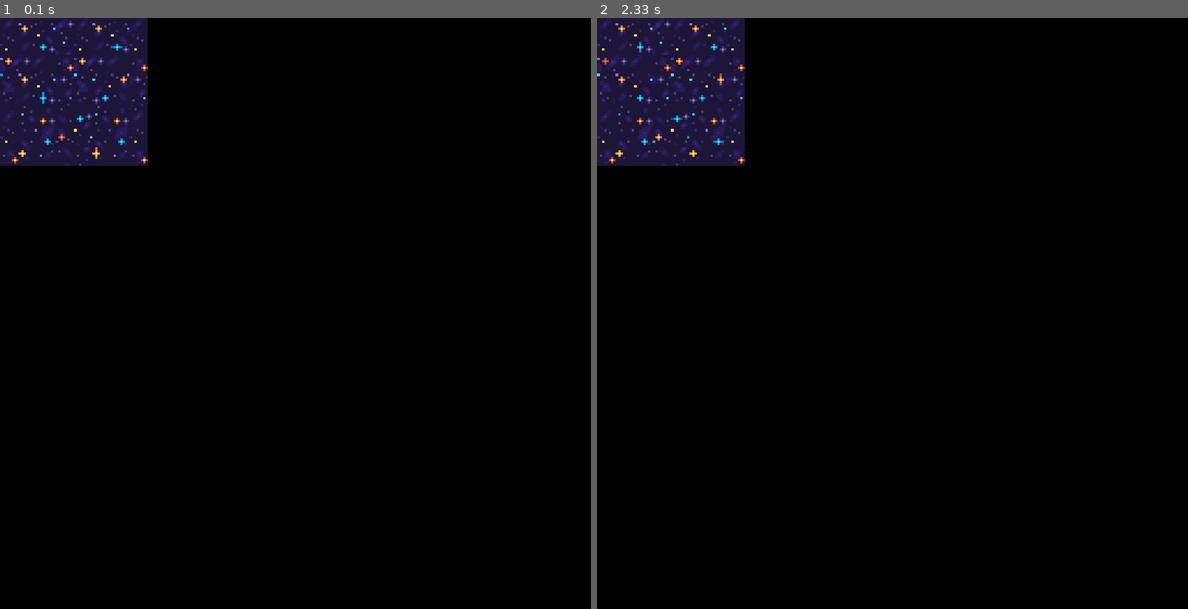
Above: before the commit, frames 1-2 (left to right).
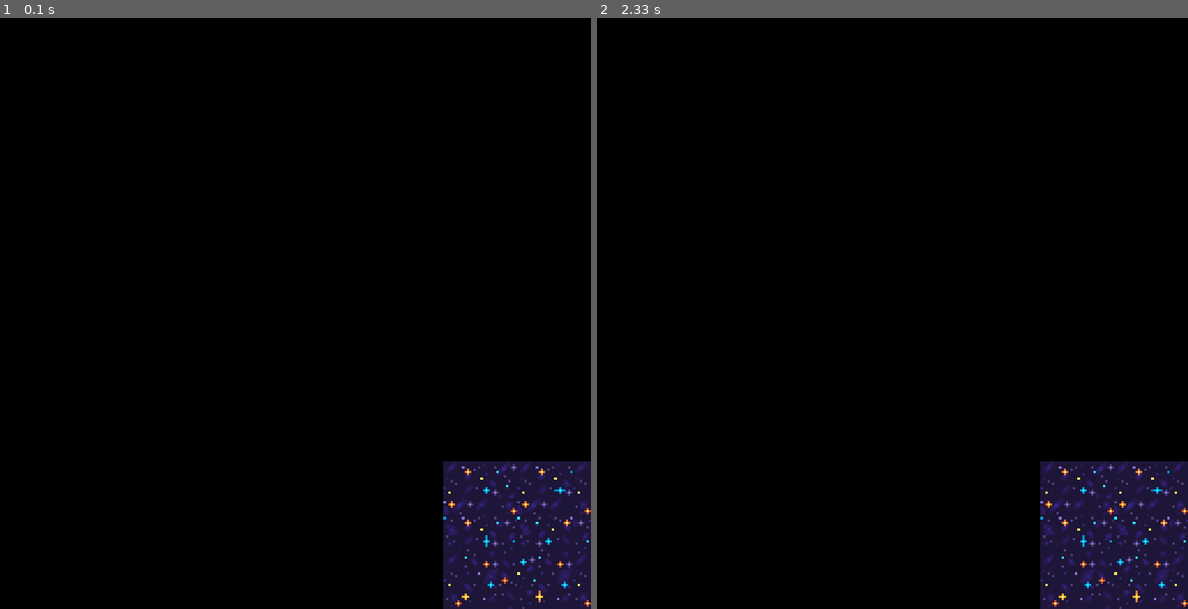
Above: after the commit, the same moments.

Repository: darsiov/pygames
Game: pygame game, started from first_game.py
The game is run twice, just before and just after one commit, with the same random seed, the same clock (stepped at 60 frames per second) and the same inputs.
Inputs:
- Up to frame 1 (0.1 s): no input
- Up to frame 2 (2.33 s): no input

The runs differ from the first frame. In frame 1, 12% of the frame differs, in the area x 0-100%, y 0-100%; in frame 2, 12%.

Commit message:
Guardado provicional

Diff:
--- a/first_game.py
+++ b/first_game.py
@@ -1,3 +1,6 @@
+from email.mime import image
+from tkinter import image_names
+from traceback import print_tb
 from pygame import sprite   #Archivo especifico para animar los sprites
 from pygame.locals import * #Gestion de eventos
 
@@ -9,27 +12,29 @@
     '''Todo lo que sea area, ancho o alto o coordenadas, tiene como medida el pixel'''
     WIDTH_SCREEN, HEIGHT_SCREEN = 800, 800 #Ancho y alto de la ventana
     SPRITE_SIZE = 200
-    CENTER = 600
-    MAX_FPS = 35
-    draw_point_w, draw_point_h =  1200, 1200 #Donde empezar a dibujar el sprite
+    MAX_FPS = 0.35
+    draw_point_w, draw_point_h =  0, 0 #Donde empezar a dibujar el sprite
     width_sprite, height_sprite = 256, 64 #Tamaño del png completo
+    wallpaper = []
+    c = 0
+    group_sprites = pygame.sprite.GroupSingle()
     window = pygame.display.set_mode((WIDTH_SCREEN, HEIGHT_SCREEN)) #Creación de la ventana que mostrara nuestro juego
     clock = pygame.time.Clock() #Definición del reloj interno del juego
+    dt = clock.tick(30) /100 #Definición de los FPS del surface
 
     class Fondo(sprite.Sprite):#Objeto que contendra el fondo
         def __init__(self):#Función que llevará la extracción , carga y conversión del sprite
             sprite.Sprite.__init__(self)
             self.spriteSheet = pygame.image.load('sprites/Fondo.png')#Cargado del sprite
 
-            self.image = pygame.transform.scale(self.spriteSheet.subsurface((0,0 ,width_sprite, height_sprite)),(draw_point_w, draw_point_h)) #Transformación del png y definición de las medidas del sprite y del punto de coordenadas para dibujar el sprite
+            self.image = pygame.transform.scale(self.spriteSheet.subsurface((0,0 ,width_sprite, height_sprite)),(0, 0)) #Transformación del png y definición de las medidas del sprite y del punto de coordenadas para dibujar el sprite
 
             self.rect = self.image.get_rect()#Necesario para mostrar la imagen
-            self.rect.center = (CENTER, CENTER)#Definición del centro de las coordenadas
+            self.rect.center = (draw_point_w, draw_point_h)#Definición de las coordenadas del sprite
             self.frames = 4 #Limite de frames
             self.current_frame = 0 #Frame actual
             self.frame_width = 64   #Ancho del frame
             self.frame_heigth = 64  #Alto del frame
-
 
         def update(self, dt, window):#Funcion del refresco del sprite
             if dt >= MAX_FPS:#Definición de maximo de fps
@@ -39,31 +44,37 @@
             else:
                 self.current_frame += int(3*dt)
 
+
             self.image = pygame.transform.scale(self.spriteSheet.subsurface((int(self.current_frame)*self.frame_width,0,self.frame_width,self.frame_heigth)),(SPRITE_SIZE,SPRITE_SIZE)) #Escala del sprite en el juego
 
 
     while True:
+        if draw_point_w < 600 and draw_point_h <= 600:
+            draw_point_w += SPRITE_SIZE
+        elif draw_point_w == 600 and draw_point_h < 600:
+            draw_point_w = 0
+            draw_point_h += SPRITE_SIZE
+        else:
+            draw_point_w = 0
+            draw_point_h = 0
+        wallpaper.append(Fondo())
+        group_sprites.add(wallpaper[c])
+        group_sprites.update(dt, window)
+        window.fill((0, 0, 0))
+        group_sprites.draw(window)
+        pygame.display.flip()
+        c += 1
+        if 15 <= c:
+            break
 
-        wallpaper = Fondo()
-        group_sprites = pygame.sprite.GroupSingle()
-        group_sprites.add(wallpaper)
 
-        dt = clock.tick(30) /100 #Definición de los FPS del surface
+    while True:
+
+        group_sprites.update(dt, window)
         window.fill((0, 0, 0))
-        group_sprites.update(dt, window)
         group_sprites.draw(window)
         pygame.display.flip()
 
-        # if draw_point_w > 0 and draw_point_h >= 0:
-        #     draw_point_w -= SPRITE_SIZE
-
-        # elif draw_point_w == 0 and draw_point_h > 0:
-        #     draw_point_w = 1200
-        #     draw_point_h -= SPRITE_SIZE
-
-        # else:
-        #     draw_point_w = 1200
-        #     draw_point_h = 1200
         for event in pygame.event.get():
 
             if event.type == pygame.QUIT:
@@ -71,5 +82,6 @@
                 sys.exit()
 
 
+
 if __name__== '__main__':
     main()
